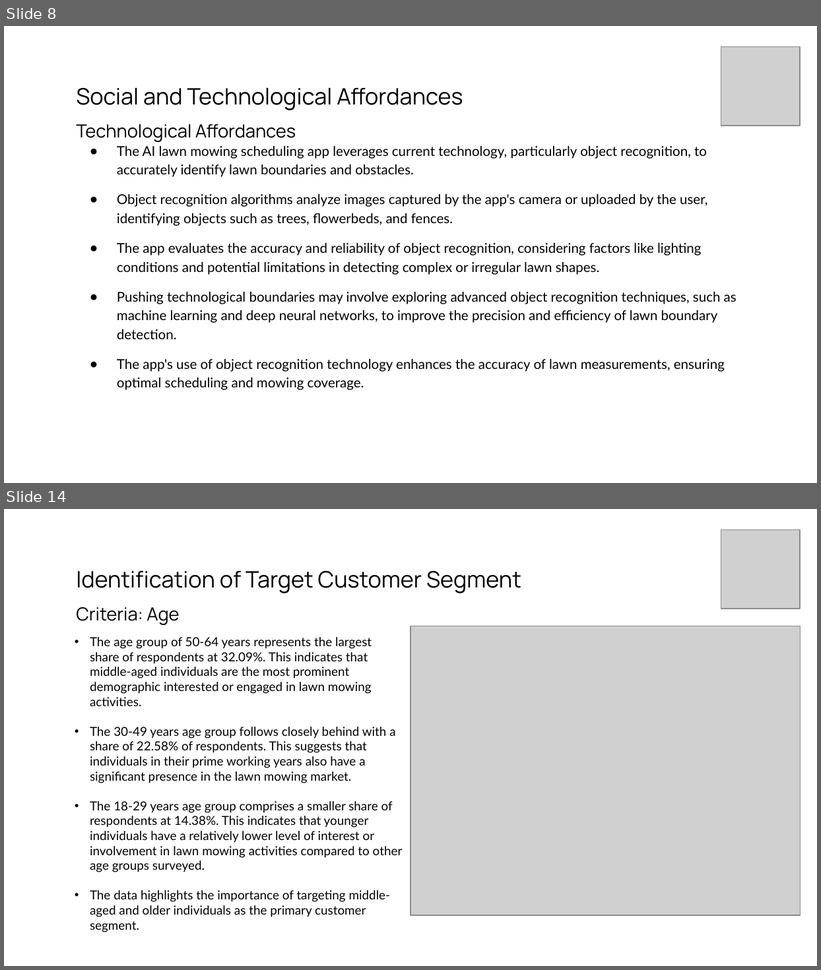
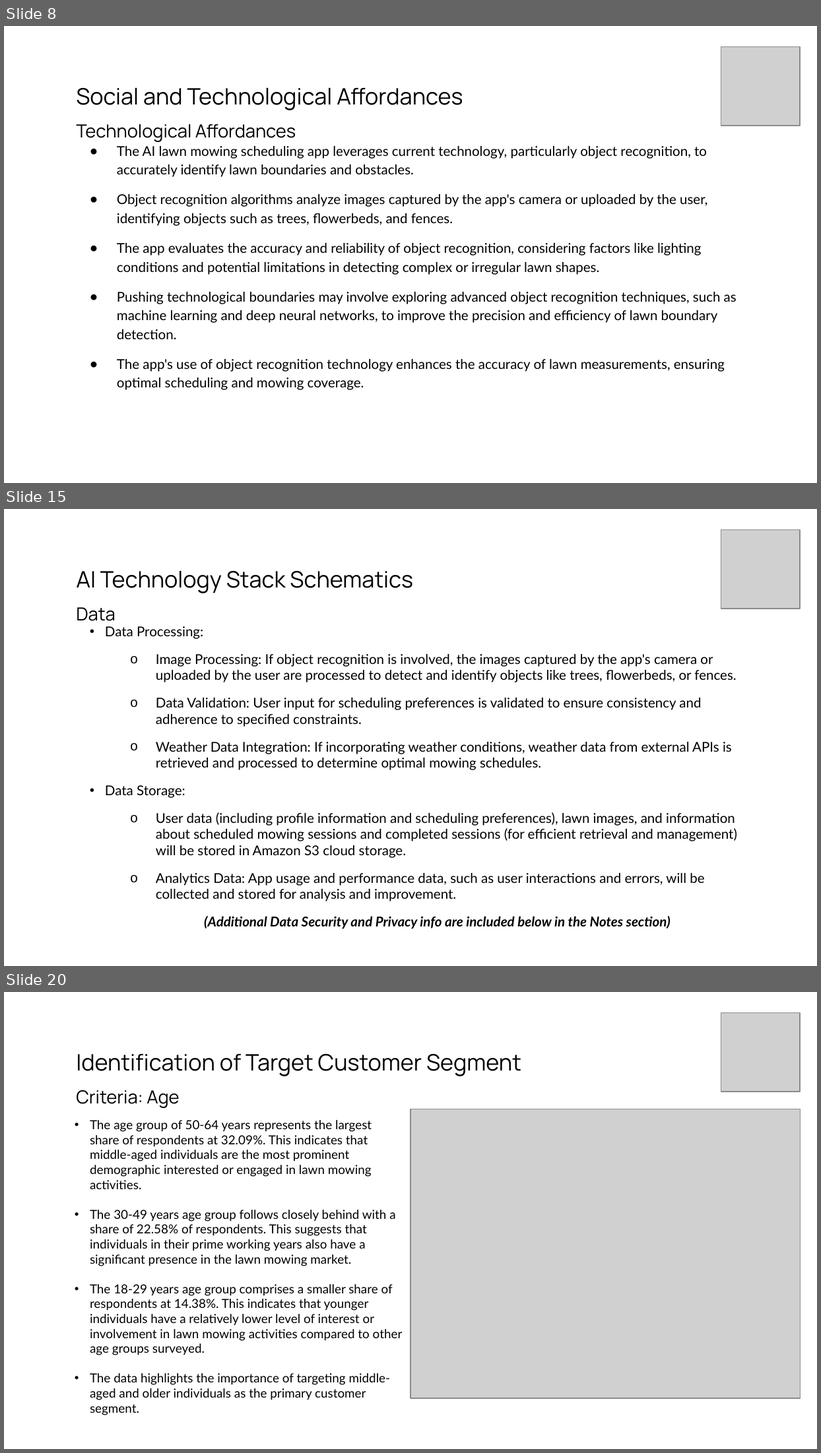
Before and after one commit to gasserahmed/VT-MIT, a slide deck: MGT5824-Tech-based Entrepreneurship/Assignments/Milestone #2 - Venture Solution Prototype & Social Affordances/gasser18-milestone2_prototype_and_social_affordances_slides.pptx. Shown one above the other, each under a label of ours: slides 8 and 14 before the commit, slides 8, 15 and 20 after it; the slides between them are not shown. The pictures are 821x970 and 821x1453 pixels, drawn with LibreOffice and Linux fonts; fonts in the diff are those of the drawing; grey boxes stand for pictures. Boxes give left, top, right and bottom in pixels: in the first picture for what was removed or moved away, otherwise in the second. Text is boxed around its words. In the diff, an @@ line names an element or a change of style, - is before the commit and + after.

```diff
--- a/MGT5824-Tech-based Entrepreneurship/Assignments/Milestone #2 - Venture Solution Prototype & Social Affordances/gasser18-milestone2_prototype_and_social_affordances_slides.pptx
+++ b/MGT5824-Tech-based Entrepreneurship/Assignments/Milestone #2 - Venture Solution Prototype & Social Affordances/gasser18-milestone2_prototype_and_social_affordances_slides.pptx
@@ slide 15 added at (4, 509, 817, 966), background #FFFFFF @@
@@ picture added at (721, 530, 800, 609) @@
@@ title added at (76, 571, 413, 621), 20 pt, text #000000 @@
+AI Technology Stack Schematics
+Data
@@ text added at (105, 626, 737, 929), 12 pt, text #000000 @@
+• Data Processing:
+  o Image Processing: If object recognition is involved, the images captured by the app's camera or uploaded by the user are processed to detect and identify objects like trees, flowerbeds, or fences.
+  o Data Validation: User input for scheduling preferences is validated to ensure consistency and adherence to specified constraints.
+  o Weather Data Integration: If incorporating weather conditions, weather data from external APIs is retrieved and processed to determine optimal mowing schedules.
+• Data Storage:
+  o User data (including profile information and scheduling preferences), lawn images, and information about scheduled mowing sessions and completed sessions (for efficient retrieval and management) will be stored in Amazon S3 cloud storage.
+  o Analytics Data: App usage and performance data, such as user interactions and errors, will be collected and stored for analysis and improvement.
+  (Additional Data Security and Privacy info are included below in the Notes section)
@@ what was slide 14 is now slide 20 @@
```
Also in this commit, not shown: 4 slides changed, 5 other slides added.
